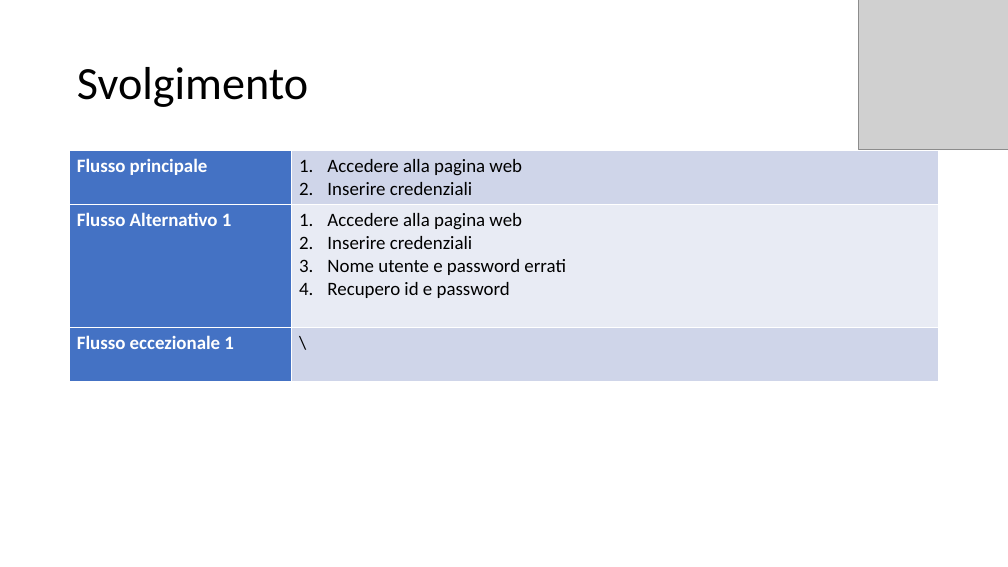
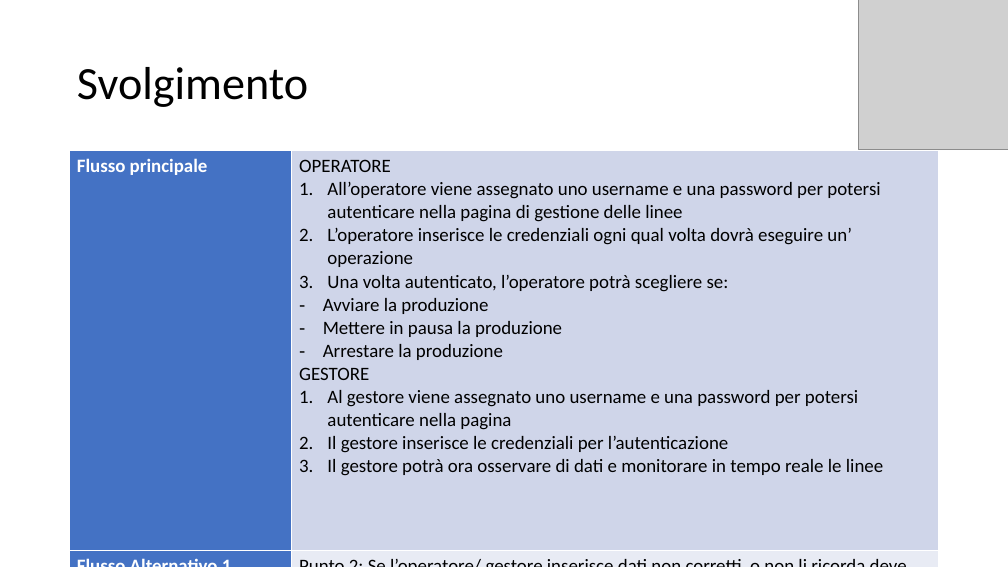
Before and after one commit to itsar19-20/mes, a slide deck: slide 4 of docs/analisi/Login.pptx. Drawn at 1008x567 pixels with LibreOffice and Linux fonts; fonts in the diff are those of the drawing; grey boxes stand for pictures. Boxes give left, top, right and bottom in pixels: in the first picture for what was removed or moved away, otherwise in the second. Text is boxed around its words. In the diff, an @@ line names an element or a change of style, - is before the commit and + after.

```diff
--- a/docs/analisi/Login.pptx
+++ b/docs/analisi/Login.pptx
@@ table at box(70, 151, 939, 567) @@
-row 1, column 2: Accedere alla pagina web / Inserire credenziali
+row 1, column 2: OPERATORE / All’operatore viene assegnato uno username e una password per potersi autenticare nella pagina di gestione delle linee / L’operatore inserisce le credenziali ogni qual volta dovrà eseguire un’ operazione / Una volta autenticato, l’operatore potrà scegliere se: / Avviare la produzione / Mettere in pausa la produzione / Arrestare la produzione / GESTORE / Al gestore viene assegnato uno username e una password per potersi autenticare nella pagina / Il gestore inserisce le credenziali per l’autenticazione / Il gestore potrà ora osservare di dati e monitorare in tempo reale le linee
-row 2, column 2: Accedere alla pagina web / Inserire credenziali / Nome utente e password errati / Recupero id e password
+row 2, column 2: Punto 2: Se l’operatore/ gestore inserisce dati non corretti o non li ricorda deve richiederli all’ufficio di competenza. Una volta ottenuti, potrà autenticarsi
```
Also in this commit, not shown: 2 other slides changed, 5 other files.
